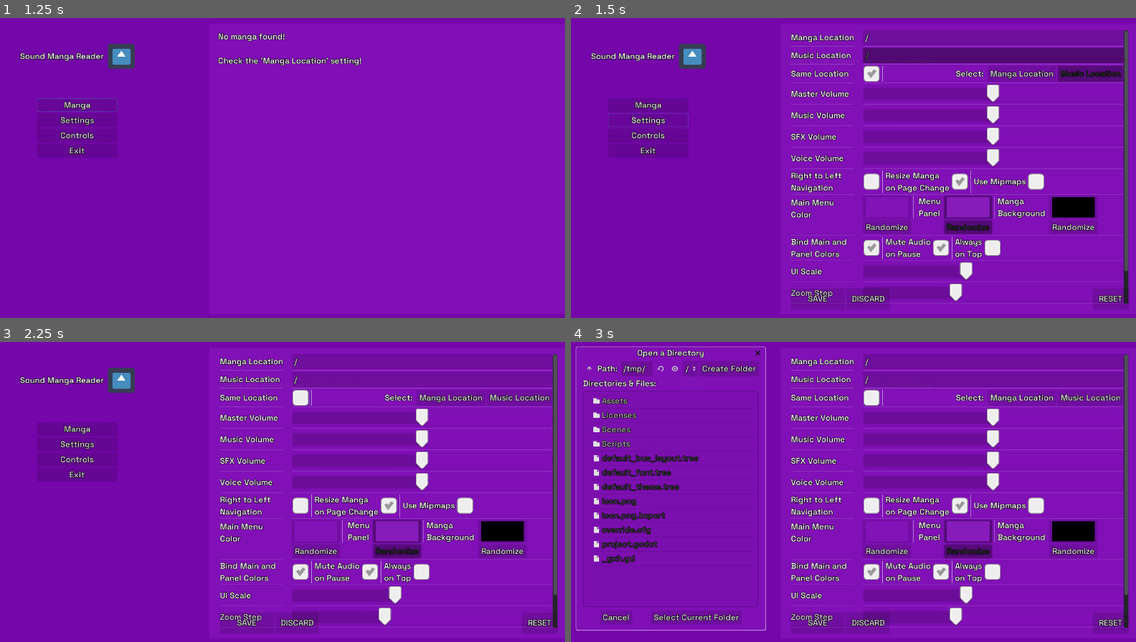
Above: before the commit, frames 1-4 (two rows, left to right).
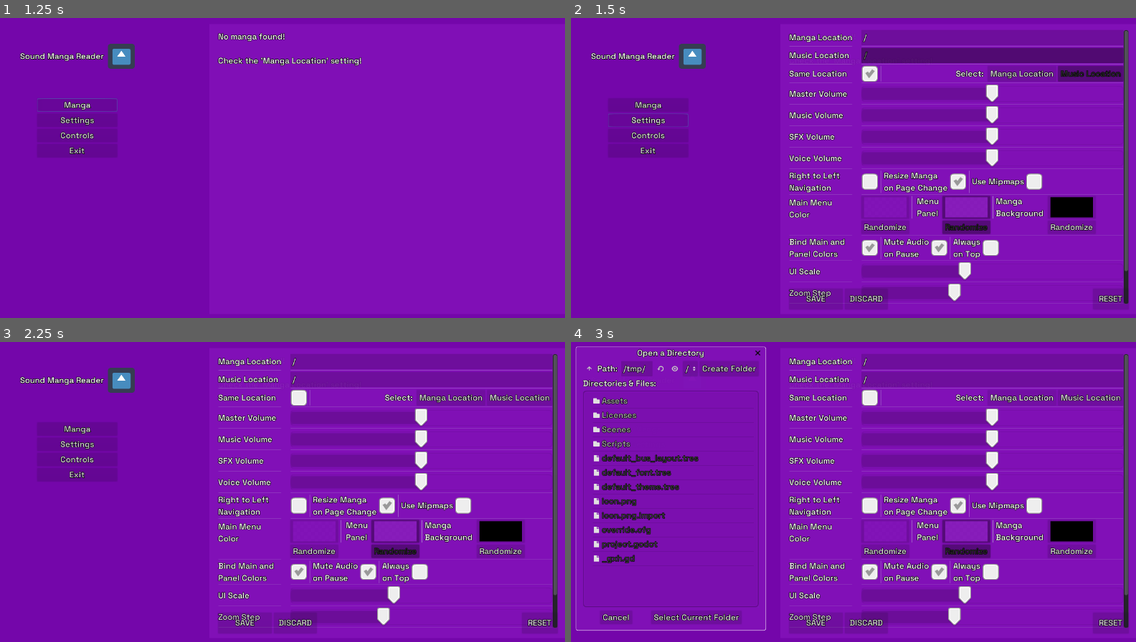
Above: after the commit, the same moments.

Repository: MrPoblin/Sound-Manga-Reader-Godot
Game: Godot game, scene res://Scenes/UI/Main.tscn
Same seed, same stepped clock (60 frames per second), same inputs: the game is played once before the commit and once after it. The engine's default icon, where the game draws it, is replaced by a stand-in: a white triangle on a blue panel in a dark square.
Inputs (mouse positions are in pixels of both pictures, inside the frame that each line leads up to):
- Up to frame 1 (1.25 s): click "Manga" at 0.5 s
- Up to frame 2 (1.5 s): click "Settings" at 1.25 s
- Up to frame 3 (2.25 s): click (299, 399) at 2 s
- Up to frame 4 (3 s): click "Manga Location" at 2.75 s

Frame 1 is identical in both runs. In frame 2, 5.5% of the frame differs, in the area x 38-94%, y 4-97%; in frame 3, 5.5%; in frame 4, 5.4%.

Commit message:
credits template

Diff:
--- /dev/null
+++ b/Scenes/UI/Credits.tscn
@@ -0,0 +1,28 @@
+[gd_scene load_steps=2 format=2]
+
+[ext_resource path="res://Scenes/UI/C_Panel.tscn" type="PackedScene" id=1]
+
+[node name="Credits" instance=ExtResource( 1 )]
+
+[node name="CreditsContainer" type="VBoxContainer" parent="." index="0"]
+anchor_left = 0.025
+anchor_top = 0.02
+anchor_right = 1.0
+anchor_bottom = 1.0
+
+[node name="Label" type="Label" parent="CreditsContainer" index="0"]
+margin_right = 1248.0
+margin_bottom = 14.0
+text = "test"
+
+[node name="Label2" type="Label" parent="CreditsContainer" index="1"]
+margin_top = 18.0
+margin_right = 1248.0
+margin_bottom = 32.0
+text = "test"
+
+[node name="Label3" type="Label" parent="CreditsContainer" index="2"]
+margin_top = 36.0
+margin_right = 1248.0
+margin_bottom = 50.0
+text = "test"
--- a/Scenes/UI/Menu.tscn
+++ b/Scenes/UI/Menu.tscn
@@ -2,7 +2,7 @@
 
 [ext_resource path="res://Scenes/UI/MangaList.tscn" type="PackedScene" id=1]
 [ext_resource path="res://Scenes/UI/Settings.tscn" type="PackedScene" id=2]
-[ext_resource path="res://Scenes/UI/C_Panel.tscn" type="PackedScene" id=3]
+[ext_resource path="res://Scenes/UI/Credits.tscn" type="PackedScene" id=3]
 [ext_resource path="res://Scripts/UI/Settings.gd" type="Script" id=4]
 [ext_resource path="res://Scripts/UI/exit_button.gd" type="Script" id=5]
 [ext_resource path="res://Scripts/UI/C_Main.gd" type="Script" id=6]
@@ -109,14 +109,7 @@
 anchor_right = 1.0
 anchor_bottom = 0.95
 
-[node name="C_Panel" parent="CreditsPopup" instance=ExtResource( 3 )]
-
-[node name="RichTextLabel" type="RichTextLabel" parent="CreditsPopup"]
-anchor_right = 1.0
-anchor_bottom = 1.0
-bbcode_enabled = true
-bbcode_text = "[b]bold[/b]"
-text = "bold"
+[node name="Credits" parent="CreditsPopup" instance=ExtResource( 3 )]
 
 [node name="Title" type="HBoxContainer" parent="."]
 anchor_left = 0.05
--- a/Scenes/UI/Settings.tscn
+++ b/Scenes/UI/Settings.tscn
@@ -15,7 +15,7 @@
 [node name="C_Panel" parent="." instance=ExtResource( 5 )]
 
 [node name="set" type="Control" parent="."]
-anchor_left = 0.03
+anchor_left = 0.025
 anchor_top = 0.02
 anchor_right = 1.0
 anchor_bottom = 0.99
@@ -37,7 +37,7 @@
 anchor_bottom = 0.975
 
 [node name="SettingGrid" type="GridContainer" parent="set/SettingScroll"]
-margin_right = 1216.77
+margin_right = 1223.04
 margin_bottom = 343.0
 size_flags_horizontal = 3
 custom_constants/vseparation = 1
@@ -54,7 +54,7 @@
 [node name="le_storage_manga" type="LineEdit" parent="set/SettingScroll/SettingGrid"]
 unique_name_in_owner = true
 margin_left = 119.0
-margin_right = 1216.0
+margin_right = 1223.0
 margin_bottom = 24.0
 size_flags_horizontal = 3
 
@@ -68,7 +68,7 @@
 unique_name_in_owner = true
 margin_left = 119.0
 margin_top = 25.0
-margin_right = 1216.0
+margin_right = 1223.0
 margin_bottom = 49.0
 size_flags_horizontal = 3
 
@@ -81,7 +81,7 @@
 [node name="LocationGrid" type="GridContainer" parent="set/SettingScroll/SettingGrid"]
 margin_left = 119.0
 margin_top = 50.0
-margin_right = 1216.0
+margin_right = 1223.0
 margin_bottom = 74.0
 rect_clip_content = true
 columns = 5
@@ -98,22 +98,22 @@
 size_flags_horizontal = 2
 
 [node name="Label" type="Label" parent="set/SettingScroll/SettingGrid/LocationGrid"]
-margin_left = 823.0
+margin_left = 830.0
 margin_top = 5.0
-margin_right = 870.0
+margin_right = 877.0
 margin_bottom = 19.0
 text = "Select: "
 
 [node name="man_but_sel" type="Button" parent="set/SettingScroll/SettingGrid/LocationGrid"]
-margin_left = 874.0
-margin_right = 985.0
+margin_left = 881.0
+margin_right = 992.0
 margin_bottom = 24.0
 mouse_default_cursor_shape = 2
 text = "Manga Location"
 
 [node name="mus_but_sel" type="Button" parent="set/SettingScroll/SettingGrid/LocationGrid"]
-margin_left = 989.0
-margin_right = 1097.0
+margin_left = 996.0
+margin_right = 1104.0
 margin_bottom = 24.0
 mouse_default_cursor_shape = 2
 text = "Music Location"
@@ -127,7 +127,7 @@
 [node name="s_master" type="HSlider" parent="set/SettingScroll/SettingGrid"]
 margin_left = 119.0
 margin_top = 75.0
-margin_right = 1216.0
+margin_right = 1223.0
 margin_bottom = 91.0
 mouse_default_cursor_shape = 10
 size_flags_vertical = 1
@@ -144,7 +144,7 @@
 [node name="s_music" type="HSlider" parent="set/SettingScroll/SettingGrid"]
 margin_left = 119.0
 margin_top = 92.0
-margin_right = 1216.0
+margin_right = 1223.0
 margin_bottom = 108.0
 mouse_default_cursor_shape = 10
 size_flags_vertical = 1
@@ -161,7 +161,7 @@
 [node name="s_sfx" type="HSlider" parent="set/SettingScroll/SettingGrid"]
 margin_left = 119.0
 margin_top = 109.0
-margin_right = 1216.0
+margin_right = 1223.0
 margin_bottom = 125.0
 mouse_default_cursor_shape = 10
 size_flags_vertical = 1
@@ -178,7 +178,7 @@
 [node name="s_voice" type="HSlider" parent="set/SettingScroll/SettingGrid"]
 margin_left = 119.0
 margin_top = 126.0
-margin_right = 1216.0
+margin_right = 1223.0
 margin_bottom = 142.0
 mouse_default_cursor_shape = 10
 size_flags_vertical = 1
@@ -196,7 +196,7 @@
 [node name="OtherGrid" type="GridContainer" parent="set/SettingScroll/SettingGrid"]
 margin_left = 119.0
 margin_top = 143.0
-margin_right = 1216.0
+margin_right = 1223.0
 margin_bottom = 174.0
 columns = 7
 
@@ -254,7 +254,7 @@
 [node name="ColorGrid" type="GridContainer" parent="set/SettingScroll/SettingGrid"]
 margin_left = 119.0
 margin_top = 175.0
-margin_right = 1216.0
+margin_right = 1223.0
 margin_bottom = 230.0
 columns = 7
 script = ExtResource( 7 )
@@ -360,7 +360,7 @@
 [node name="OtherGrid3" type="GridContainer" parent="set/SettingScroll/SettingGrid"]
 margin_left = 119.0
 margin_top = 231.0
-margin_right = 1216.0
+margin_right = 1223.0
 margin_bottom = 262.0
 columns = 7
 
@@ -414,7 +414,7 @@
 [node name="s_ui_scale" type="HSlider" parent="set/SettingScroll/SettingGrid"]
 margin_left = 119.0
 margin_top = 263.0
-margin_right = 1216.0
+margin_right = 1223.0
 margin_bottom = 279.0
 mouse_default_cursor_shape = 10
 size_flags_vertical = 1
@@ -432,7 +432,7 @@
 [node name="s_zoom" type="HSlider" parent="set/SettingScroll/SettingGrid"]
 margin_left = 119.0
 margin_top = 280.0
-margin_right = 1216.0
+margin_right = 1223.0
 margin_bottom = 296.0
 mouse_default_cursor_shape = 10
 size_flags_vertical = 1
@@ -451,7 +451,7 @@
 [node name="OtherGrid4" type="GridContainer" parent="set/SettingScroll/SettingGrid"]
 margin_left = 119.0
 margin_top = 297.0
-margin_right = 1216.0
+margin_right = 1223.0
 margin_bottom = 328.0
 size_flags_horizontal = 3
 size_flags_vertical = 3
@@ -477,7 +477,7 @@
 
 [node name="s_long_click" type="SpinBox" parent="set/SettingScroll/SettingGrid/OtherGrid4"]
 margin_left = 127.0
-margin_right = 612.0
+margin_right = 616.0
 margin_bottom = 31.0
 mouse_default_cursor_shape = 9
 size_flags_horizontal = 3
@@ -525,14 +525,14 @@
 
 [node name="endSpace" type="Control" parent="set/SettEndGrid"]
 margin_left = 205.0
-margin_right = 1132.0
+margin_right = 1139.0
 margin_bottom = 52.0
 mouse_filter = 2
 size_flags_horizontal = 3
 
 [node name="SettingReset" type="Button" parent="set/SettEndGrid"]
-margin_left = 1136.0
-margin_right = 1216.0
+margin_left = 1143.0
+margin_right = 1223.0
 margin_bottom = 52.0
 rect_min_size = Vector2( 80, 0 )
 mouse_default_cursor_shape = 2
--- a/Scripts/UI/C_Panel.gd
+++ b/Scripts/UI/C_Panel.gd
@@ -1,4 +1,6 @@
 extends ColorRect
+
+class_name ColoredPanel
 
 func _ready():
 	color = Config.config.get_value("color", "panel", Color.black.lightened(0.12))
--- a/project.godot
+++ b/project.godot
@@ -7,6 +7,16 @@
 ;   param=value ; assign values to parameters
 
 config_version=4
+
+_global_script_classes=[ {
+"base": "ColorRect",
+"class": "ColoredPanel",
+"language": "GDScript",
+"path": "res://Scripts/UI/C_Panel.gd"
+} ]
+_global_script_class_icons={
+"ColoredPanel": ""
+}
 
 [application]
 
